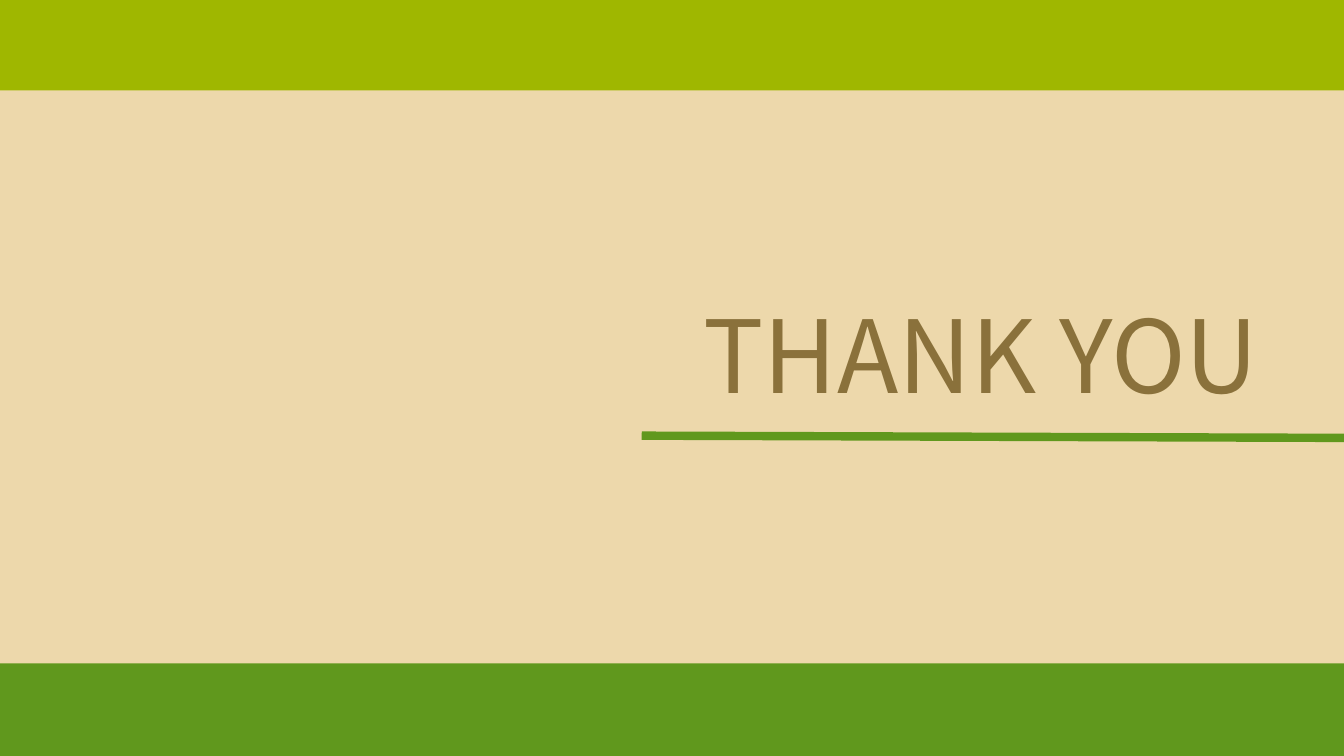
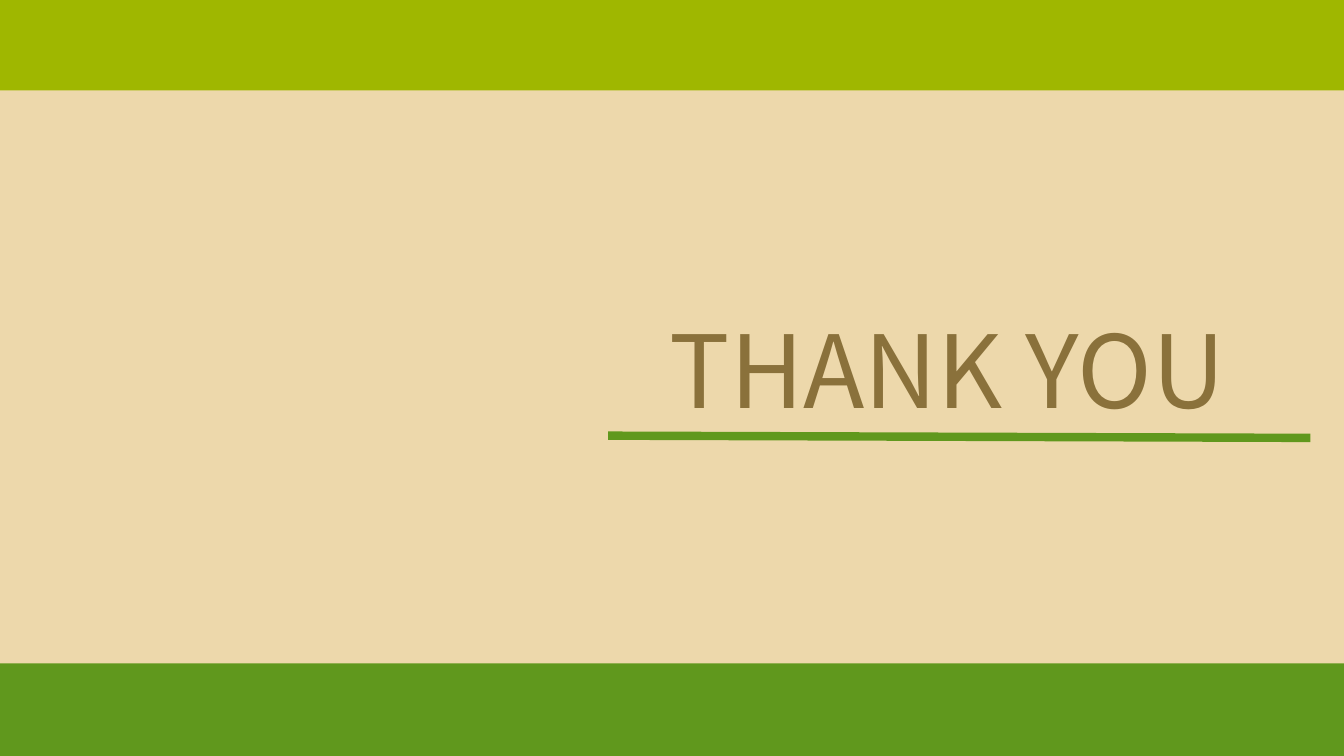
Before and after one commit to so-jeong0127/Python-Project, a slide deck: slide 13 of 3조_1차_재활용도움센터 위치 선정.pptx (slide 12 before the commit). Drawn at 1344x756 pixels with LibreOffice and Linux fonts; fonts in the diff are those of the drawing. Boxes give left, top, right and bottom in pixels: in the first picture for what was removed or moved away, otherwise in the second. Text is boxed around its words. In the diff, an @@ line names an element or a change of style, - is before the commit and + after.

```diff
--- a/3조_1차_재활용도움센터 위치 선정.pptx
+++ b/3조_1차_재활용도움센터 위치 선정.pptx
@@ text "THANK YOU" rewrapped from (703, 318, 1258, 394) to (670, 333, 1224, 433) @@
@@ line moved from (642, 436) - (1344, 438) to (608, 436) - (1311, 438) @@
```
Also in this commit, not shown: 5 other slides changed, 3 slides added, 2 slides removed.
